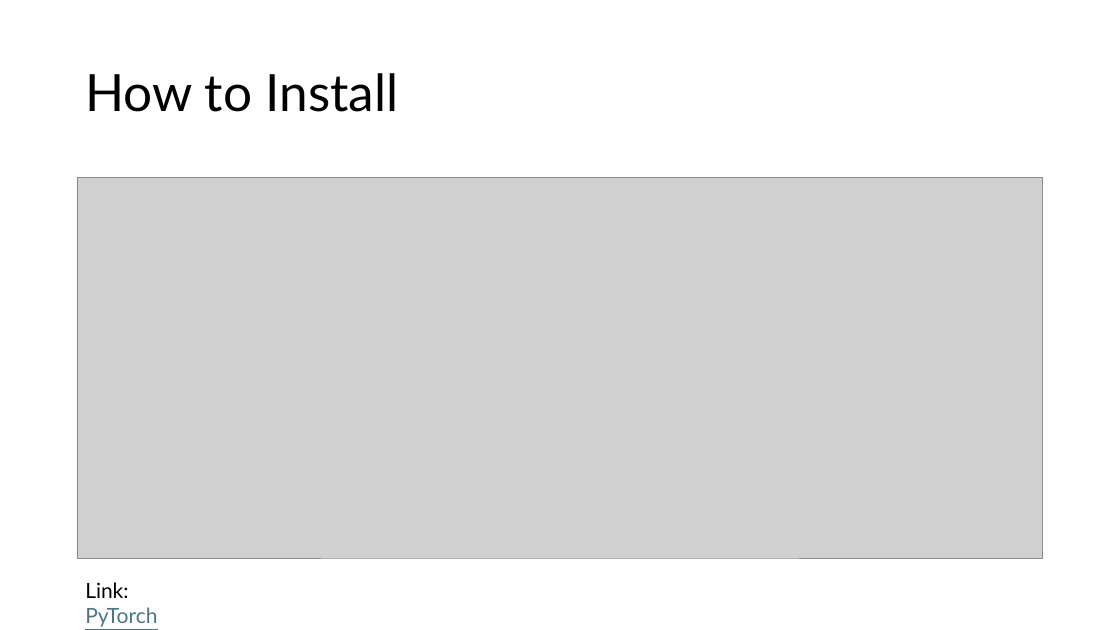
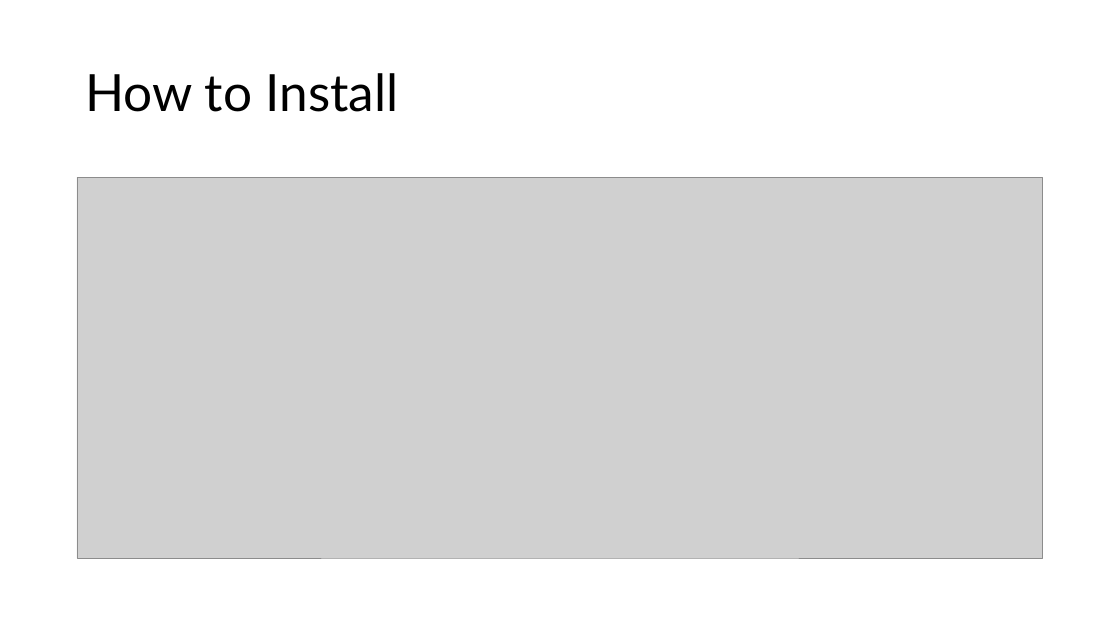
Before and after one commit to Parker2025/Pytorch, a slide deck: slide 3 of Introduction to Pytorch.pptx (slide 5 before the commit). Drawn at 1120x630 pixels with LibreOffice and Linux fonts; fonts in the diff are those of the drawing; grey boxes stand for pictures. Boxes give left, top, right and bottom in pixels: in the first picture for what was removed or moved away, otherwise in the second. Text is boxed around its words. In the diff, an @@ line names an element or a change of style, - is before the commit and + after.

```diff
--- a/Introduction to Pytorch.pptx
+++ b/Introduction to Pytorch.pptx
@@ text removed at [85, 582, 157, 627] @@
-Link: PyTorch
```
Also in this commit, not shown: 4 other slides changed, 8 slides added, 1 slide removed, 7 other files.
